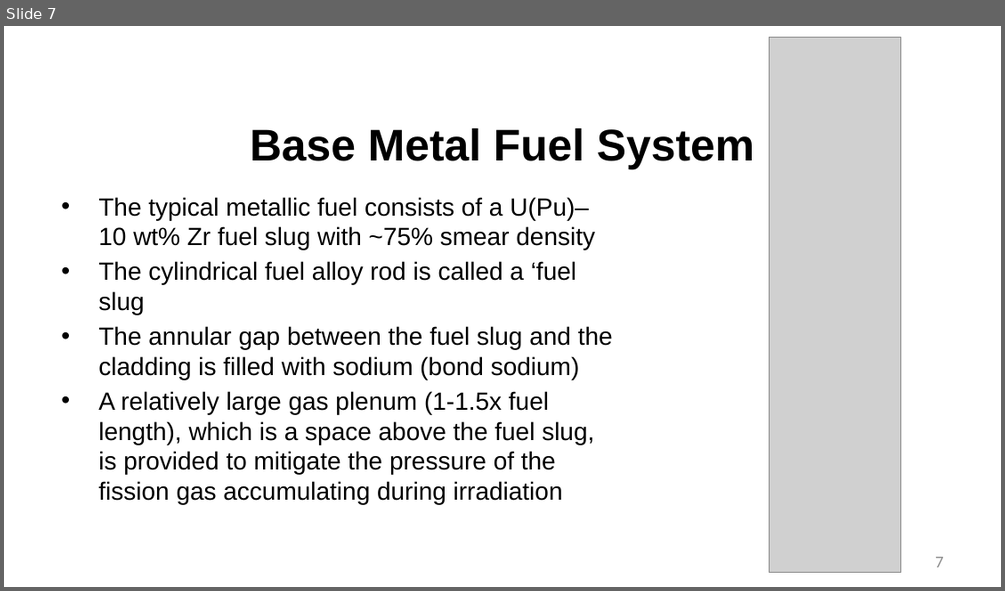
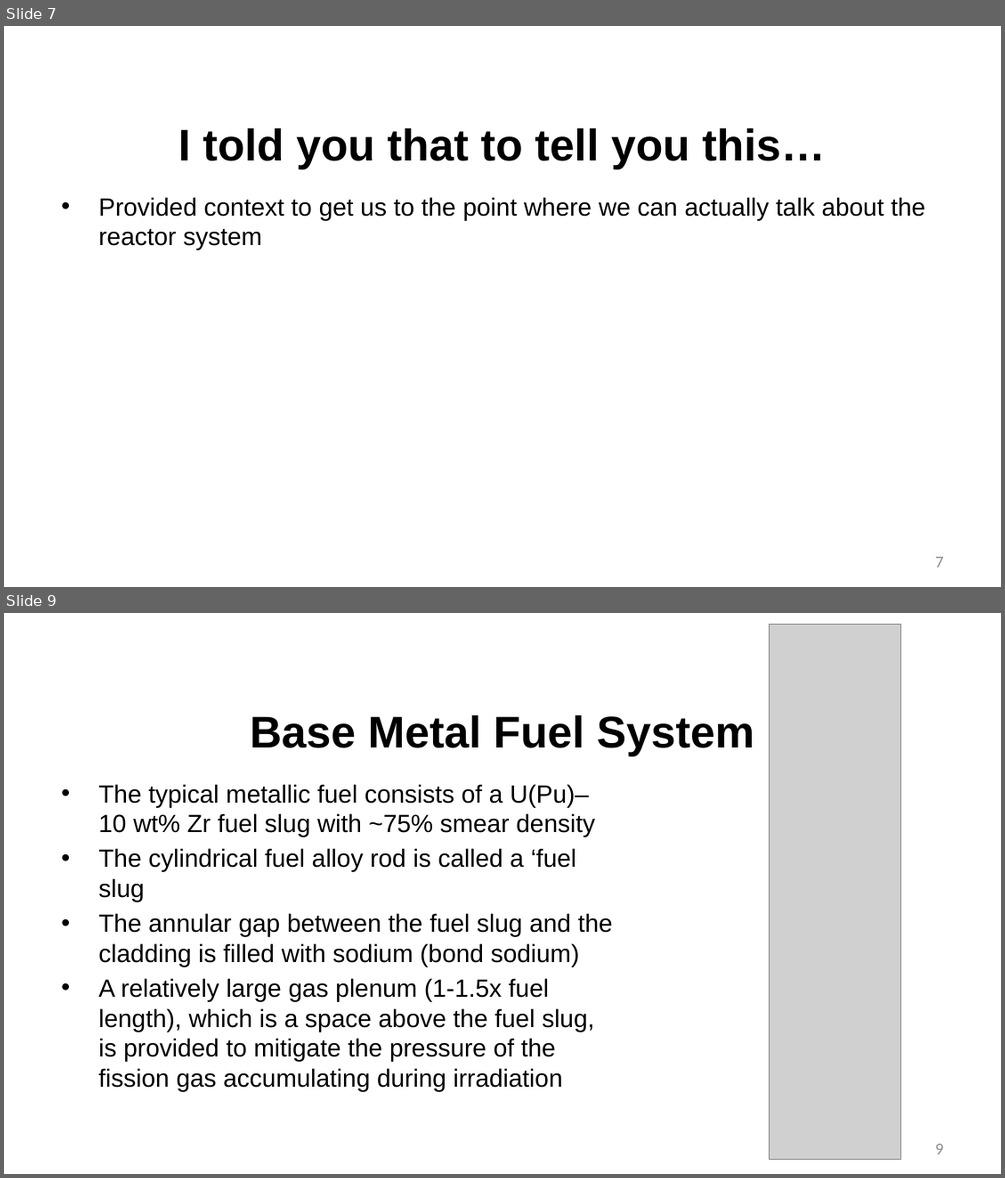
Before and after one commit to benbeeler/TEACHING, a slide deck: Advanced Reactor Materials/Fall2025/Lec9_SFRs.pptx. Shown one above the other, each under a label of ours: slide 7 before the commit, slides 7 and 9 after it; the slides between them are not shown. The pictures are 1005x591 and 1005x1178 pixels, drawn with LibreOffice and Linux fonts; fonts in the diff are those of the drawing; grey boxes stand for pictures; background and template pictures are left out. Boxes give left, top, right and bottom in pixels: in the first picture for what was removed or moved away, otherwise in the second. Text is boxed around its words. In the diff, an @@ line names an element or a change of style, - is before the commit and + after.

```diff
--- a/Advanced Reactor Materials/Fall2025/Lec9_SFRs.pptx
+++ b/Advanced Reactor Materials/Fall2025/Lec9_SFRs.pptx
@@ slide 7 added at [4, 26, 1001, 587], background #FFFFFF @@
@@ title added at [178, 128, 825, 170], 42.7 pt, text #000000, bold @@
+I told you that to tell you this…
@@ text added at [98, 197, 925, 249], 24 pt, text #000000 @@
+• Provided context to get us to the point where we can actually talk about the reactor system
@@ page number added at [935, 556, 943, 567], 16 pt, text #8C8C8C @@
+7
@@ what was slide 7 is now slide 9 @@
@@ page number at [935, 1143, 943, 1154]: text changed @@
-7
+9
```
Also in this commit, not shown: 7 slides changed, 1 other slide added, 23 slides removed, 7 other files.
